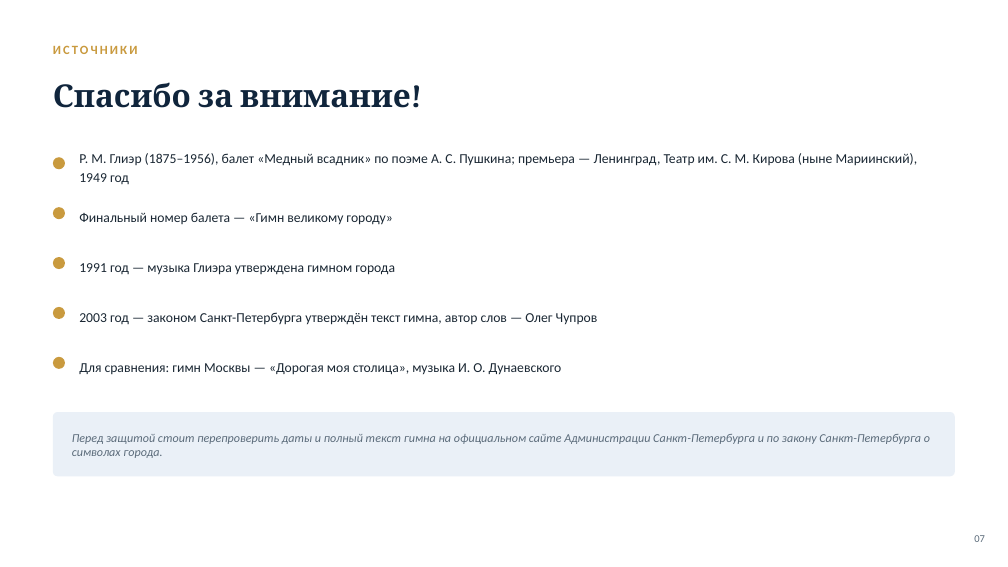
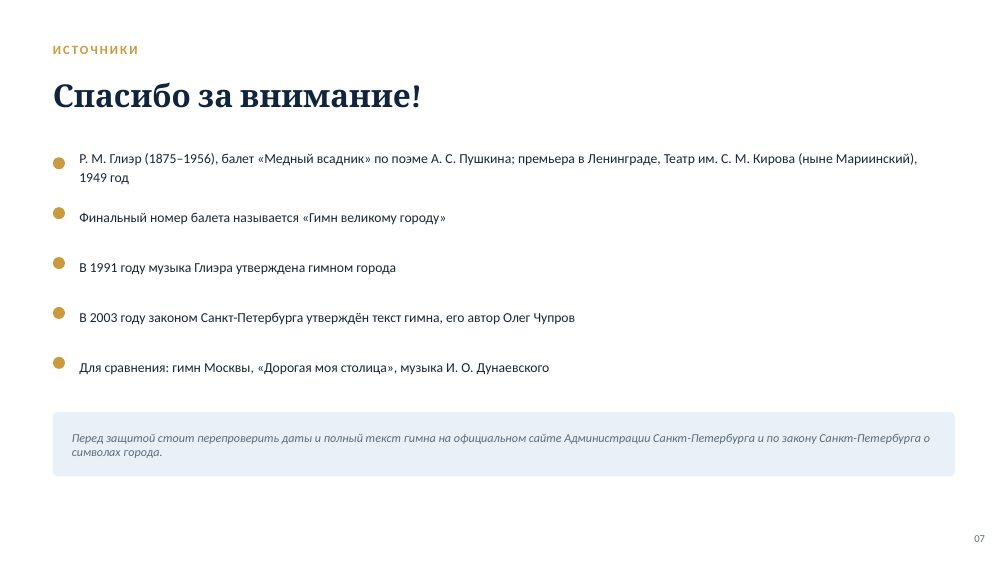
Before and after one commit to zxcozonofficial-dev/fluxtrap, a slide deck: slide 7 of Гимн_Санкт-Петербурга_презентация.pptx. Drawn at 1008x567 pixels with LibreOffice and Linux fonts; fonts in the diff are those of the drawing. Boxes give left, top, right and bottom in pixels: in the first picture for what was removed or moved away, otherwise in the second. Text is boxed around its words. In the diff, an @@ line names an element or a change of style, - is before the commit and + after.

```diff
--- a/Гимн_Санкт-Петербурга_презентация.pptx
+++ b/Гимн_Санкт-Петербурга_презентация.pptx
@@ text at (79,153,918,184): text changed @@
-Р. М. Глиэр (1875–1956), балет «Медный всадник» по поэме А. С. Пушкина; премьера — Ленинград, Театр им. С. М. Кирова (ныне Мариинский), 1949 год
+Р. М. Глиэр (1875–1956), балет «Медный всадник» по поэме А. С. Пушкина; премьера в Ленинграде, Театр им. С. М. Кирова (ныне Мариинский), 1949 год
@@ text at (79,212,446,225): text changed @@
-Финальный номер балета — «Гимн великому городу»
+Финальный номер балета называется «Гимн великому городу»
@@ text at (79,263,396,275): text changed @@
-1991 год — музыка Глиэра утверждена гимном города
+В 1991 году музыка Глиэра утверждена гимном города
@@ text at (79,312,576,325): text changed @@
-2003 год — законом Санкт-Петербурга утверждён текст гимна, автор слов — Олег Чупров
+В 2003 году законом Санкт-Петербурга утверждён текст гимна, его автор Олег Чупров
@@ text at (79,363,550,375): text changed @@
-Для сравнения: гимн Москвы — «Дорогая моя столица», музыка И. О. Дунаевского
+Для сравнения: гимн Москвы, «Дорогая моя столица», музыка И. О. Дунаевского
```
Also in this commit, not shown: 6 other slides changed, 3 other files.
